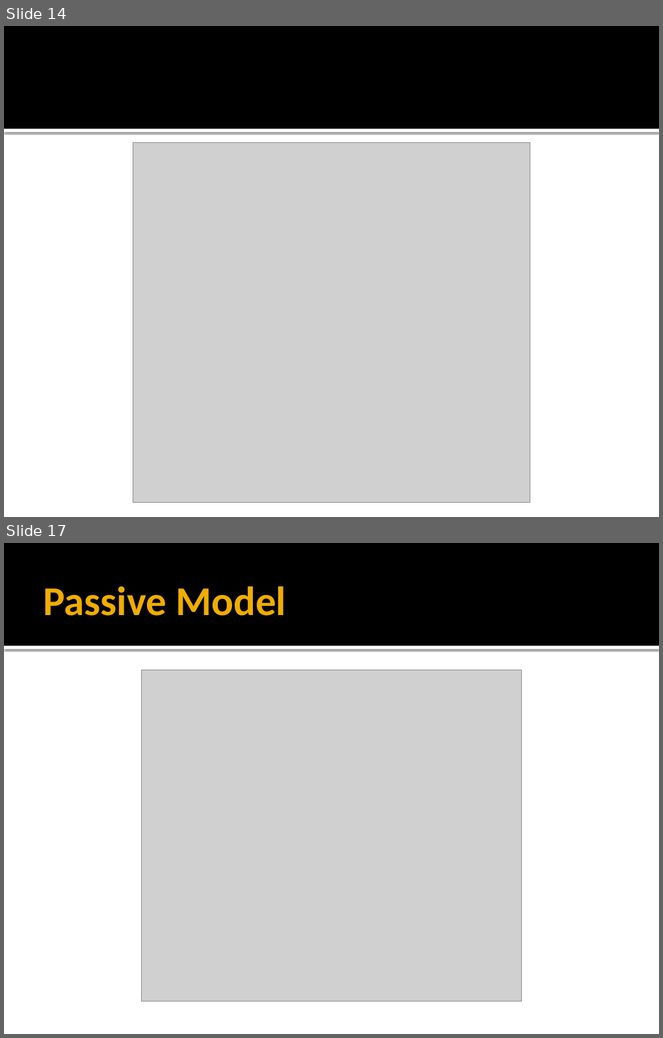
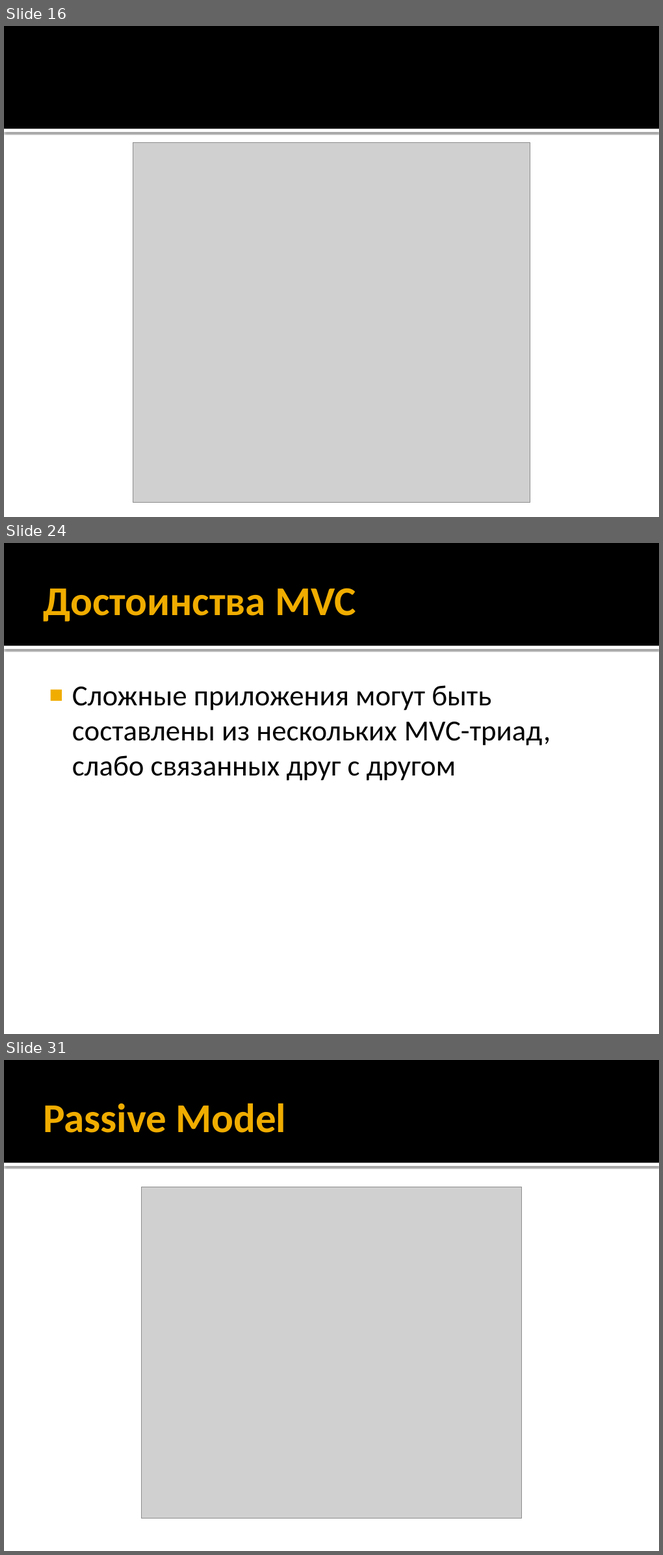
Before and after one commit to iv-sergius/ood, a slide deck: lectures/16.mvxx/mvxx.pptx. Shown one above the other, each under a label of ours: slides 14 and 17 before the commit, slides 16, 24 and 31 after it; the slides between them are not shown. The pictures are 663x1038 and 663x1555 pixels, drawn with LibreOffice and Linux fonts; fonts in the diff are those of the drawing; grey boxes stand for pictures. Boxes give left, top, right and bottom in pixels: in the first picture for what was removed or moved away, otherwise in the second. Text is boxed around its words. In the diff, an @@ line names an element or a change of style, - is before the commit and + after.

```diff
--- a/lectures/16.mvxx/mvxx.pptx
+++ b/lectures/16.mvxx/mvxx.pptx
@@ slide 24 added at box(4, 543, 659, 1034), background #FFFFFF; not listed: 2 template elements that a slide beside it also shows @@
@@ title added at box(43, 588, 356, 622), 45 pt, text #F0AD00, bold @@
+Достоинства MVC
@@ text added at box(72, 685, 551, 781), 32 pt, text #000000 @@
+■ Сложные приложения могут быть составлены из нескольких MVC-триад, слабо связанных друг с другом
@@ what was slide 14 is now slide 16 @@
@@ what was slide 17 is now slide 31 @@
```
Also in this commit, not shown: 5 slides changed, 23 other slides added, 3 slides removed, 3 other files.
